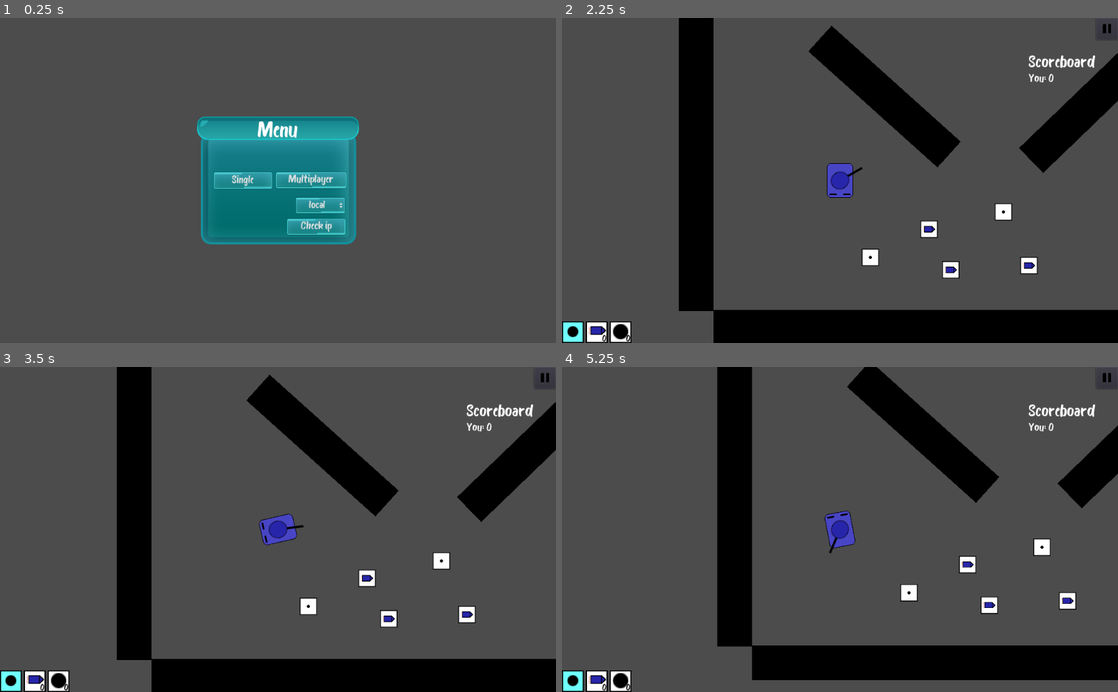
Above: before the commit, frames 1-4 (two rows, left to right).
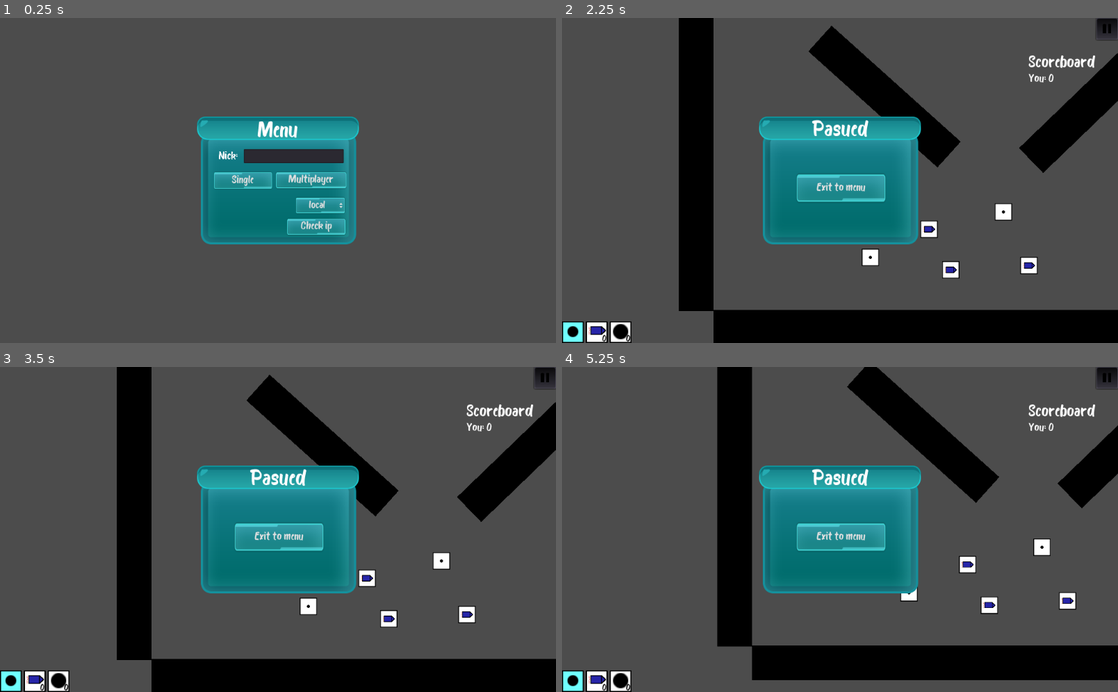
Above: after the commit, the same moments.

Repository: mm-102/godot_tanks
Game: Godot game, scene res://Main.tscn
Two runs of this game, one before a commit and one after it. Both use one fixed random seed, a clock stepped at 60 frames per second and the inputs below.
Inputs (mouse positions are in pixels of both pictures, inside the frame that each line leads up to):
- Up to frame 1 (0.25 s): no input
- Up to frame 2 (2.25 s): click "Multiplayer" at 0.5 s; click "Single" at 1.25 s; click (1106, 27) at 2 s
- Up to frame 3 (3.5 s): tap Enter at 2.75 s; move the mouse to (400, 513) at 2.77 s; hold D (p_right) from 2.78 s (still down); tap 1 (p_bullet) at 2.85 s
- Up to frame 4 (5.25 s): move the mouse to (728, 545) at 3.52 s; release D (p_right) at 3.53 s; hold S (p_backward) 3.53-4.28 s; tap 3 (p_frag) at 3.6 s; move the mouse to (895, 458) at 4.27 s; hold D (p_right) 4.28-5.03 s; tap 2 (p_rocket) at 4.35 s; move the mouse to (812, 594) at 5.02 s; hold W (p_forward) from 5.03 s (still down); click (812, 594) at 5.1 s

The runs differ from the first frame. In frame 1, 0.8% of the frame differs, in the area x 39-62%, y 40-45%; in frame 2, 11%, in the area x 35-100%, y 0-70%; in frame 3, 11%; in frame 4, 11%.

Commit message:
Prototype nick system  - input your nick in the Menu before joining the server  - no checking for duplicate nicks (yet)  - max nick length - 20 characters

Diff:
--- a/GUI/Menu.gd
+++ b/GUI/Menu.gd
@@ -14,11 +14,11 @@
 
 
 func _on_SingleplayerButton_pressed():
-	main_node.game_mode(0, null)
+	main_node.game_mode(0, null, $"%PlayerNickInput".text)
 	queue_free()
 
 func _on_MultiplayerButton_pressed():
-	main_node.game_mode(1, ADRESS[$"%OptionButton".get_selected()])
+	main_node.game_mode(1, ADRESS[$"%OptionButton".get_selected()], $"%PlayerNickInput".text)
 	# freed only on conneciton
 
 
--- a/GUI/Menu.tscn
+++ b/GUI/Menu.tscn
@@ -78,6 +78,26 @@
 margin_bottom = 220.0
 text = "Check ip"
 
+[node name="PlayerNickInput" type="LineEdit" parent="Background"]
+unique_name_in_owner = true
+anchor_left = 0.5
+anchor_right = 0.5
+margin_left = -63.0
+margin_top = 60.0
+margin_right = 121.0
+margin_bottom = 86.0
+align = 1
+max_length = 20
+context_menu_enabled = false
+
+[node name="Nick" type="Label" parent="Background"]
+margin_left = 40.0
+margin_top = 64.0
+margin_right = 110.0
+margin_bottom = 104.0
+rect_scale = Vector2( 0.5, 0.5 )
+text = "Nick:"
+
 [node name="HTTPRequest" type="HTTPRequest" parent="."]
 
 [connection signal="pressed" from="Background/SingleplayerButton" to="." method="_on_SingleplayerButton_pressed"]
--- a/Main.gd
+++ b/Main.gd
@@ -9,10 +9,11 @@
 }
 var is_multiplayer = false
 
-func game_mode(sel_mode: int, adress):
+func game_mode(sel_mode: int, adress, player_nick):
 	var mode_inst = MODE_DICT[sel_mode].instance()
 	if sel_mode == GAME_MODE.MULTI:
 		is_multiplayer = true
+		mode_inst.local_player_name = player_nick
 		var transfer_inst = transfe_pck.instance()
 		transfer_inst.ip = adress
 		get_node("/root").add_child(transfer_inst)
--- a/Map.gd
+++ b/Map.gd
@@ -6,6 +6,7 @@
 var time_of_last_stance = -INF
 var world_stance_buffer: Array
 onready var playerS_node = $"%Players"
+var local_player_name = ""
 
 signal new_scoreboard_player(name)
 signal update_player_score(name, score)
@@ -20,19 +21,23 @@
 	#warning-ignore:return_value_discarded
 	connect("delete_scoreboard_player",get_node("/root/Main/Player_Gui_Layer/GUI"),"_on_delete_scoreboard_player")
 
-func update_player_score(player_name, new_score):
-	emit_signal("update_player_score", player_name, new_score)
+func update_player_score(score_name, new_score):
+	emit_signal("update_player_score", score_name, new_score)
 
 func self_initiation(spawn_point):
 	var tank_inst = tank.instance()
 	tank_inst.position = spawn_point
+	tank_inst.player_name = local_player_name
 	add_child_below_node($Players, tank_inst, true)
 
-func create_player(player_id):
+func create_player(player_id : int, player_name : String):
 	var tank_inst = tank_template.instance()
 	tank_inst.name = str(player_id)
+	if player_name.empty():
+		player_name = "Player" + str(player_id)
+	tank_inst.player_name = player_name
 	$Players.add_child(tank_inst, true)
-	emit_signal("new_scoreboard_player", tank_inst.name) # change to proper player name when nicks implemented
+	emit_signal("new_scoreboard_player", tank_inst.name, tank_inst.player_name)
 
 
 func player_destroyed(player_id, _position, _rotation, projectile_name):
--- a/Player/Player_GUI/GUI.gd
+++ b/Player/Player_GUI/GUI.gd
@@ -48,10 +48,10 @@
 
 # ---- scoreboard ----
 
-func _on_new_scoreboard_player(name):
+func _on_new_scoreboard_player(name, player_name):
 	var player_name_score = name_score_tscn.instance()
 	player_name_score.name = name
-	player_name_score.get_node("Name").text = name + ':'
+	player_name_score.get_node("Name").text = player_name + ':'
 	player_name_score.get_node("Score").text = "0"
 	scores_node.add_child(player_name_score)
 
--- a/Player/Player_GUI/NameScore.tscn
+++ b/Player/Player_GUI/NameScore.tscn
@@ -3,6 +3,7 @@
 [node name="NameScore" type="HBoxContainer"]
 margin_right = 40.0
 margin_bottom = 40.0
+mouse_filter = 2
 
 [node name="Name" type="Label" parent="."]
 margin_top = 13.0
--- a/Player/Player_GUI/Scoreboard.tscn
+++ b/Player/Player_GUI/Scoreboard.tscn
@@ -29,6 +29,7 @@
 margin_bottom = 150.0
 grow_horizontal = 0
 rect_min_size = Vector2( 165, 200 )
+mouse_filter = 2
 
 [node name="Label" type="Label" parent="."]
 margin_right = 165.0
@@ -42,8 +43,10 @@
 margin_top = 103.0
 margin_right = 165.0
 margin_bottom = 123.0
+mouse_filter = 2
 theme = SubResource( 4 )
 
 [node name="LocalPlayer" parent="Scores" instance=ExtResource( 2 )]
 margin_right = 165.0
 margin_bottom = 20.0
+mouse_filter = 2
--- a/Player/Tank/Tank.gd
+++ b/Player/Tank/Tank.gd
@@ -8,6 +8,8 @@
 const MAX_AMMO = 5
 const DEATH_TIME = 20
 const BASE_AMMO_TYPE = Ammunition.TYPES.BULLET
+
+var player_name = "Player" # defined when spawning
 
 signal special_ammo_change(type, amount_left)
 signal special_ammo_type_change(new_type)
--- a/Player/Tank/TankTemplate.gd
+++ b/Player/Tank/TankTemplate.gd
@@ -1,6 +1,8 @@
 extends KinematicBody2D
 onready var wall = $Hitbox.duplicate(true)
 onready var animation_player = $"%AnimationPlayer"
+
+var player_name = "Player" # defined when spawning
 
 
 func template_stance(previous_stance, next_stance, interpolation_factor):
--- a/Singletons/Transfer.gd
+++ b/Singletons/Transfer.gd
@@ -40,15 +40,16 @@
 
 #---- INIT DATA ----
 func fetch_init_data():
-	rpc_id(1, "recive_init_data")
+	map_node = $"/root/Main/Map"
+	rpc_id(1, "recive_init_data", map_node.local_player_name)
 
 remote func recive_init_data(spawn_point, playerS_name, playerS_corpseS, playerS_score):
 	map_node = $"/root/Main/Map"
 	if !get_tree().get_rpc_sender_id() == 1:
 		return
 	map_node.self_initiation(spawn_point)
-	for player_id in playerS_name:
-		map_node.create_player(player_id)
+	for player in playerS_name:
+		map_node.create_player(player.ID, player.PlayerName)
 	for corpse_data in playerS_corpseS:
 		map_node.create_corpse(corpse_data.Name, corpse_data.P, corpse_data.R)
 	for score_data in playerS_score:
@@ -83,23 +84,23 @@
 		return
 	map_node.spawn_bullet(player_id, bullet_data)
 
-remote func recive_new_player(player_id: int):
+remote func recive_new_player(player_id: int, player_name : String):
 	map_node = $"/root/Main/Map"
 	if !get_tree().get_rpc_sender_id() == 1:
 		return
 	if !player_id == get_tree().get_network_unique_id():
-		map_node.create_player(player_id)
+		map_node.create_player(player_id, player_name)
 
 remote func recive_score_update(player_id: String, new_score: int):
 	map_node = $"/root/Main/Map"
 	if !get_tree().get_rpc_sender_id() == 1:
 		return
-	var player_name
+	var score_name
 	if player_id == str(get_tree().get_network_unique_id()):
-		player_name = "LocalPlayer"
+		score_name = "LocalPlayer"
 	else:
-		player_name = player_id
-	map_node.update_player_score(player_name, new_score)
+		score_name = player_id
+	map_node.update_player_score(score_name, new_score)
 
 func close():
 	network.call_deferred("close_connection")
